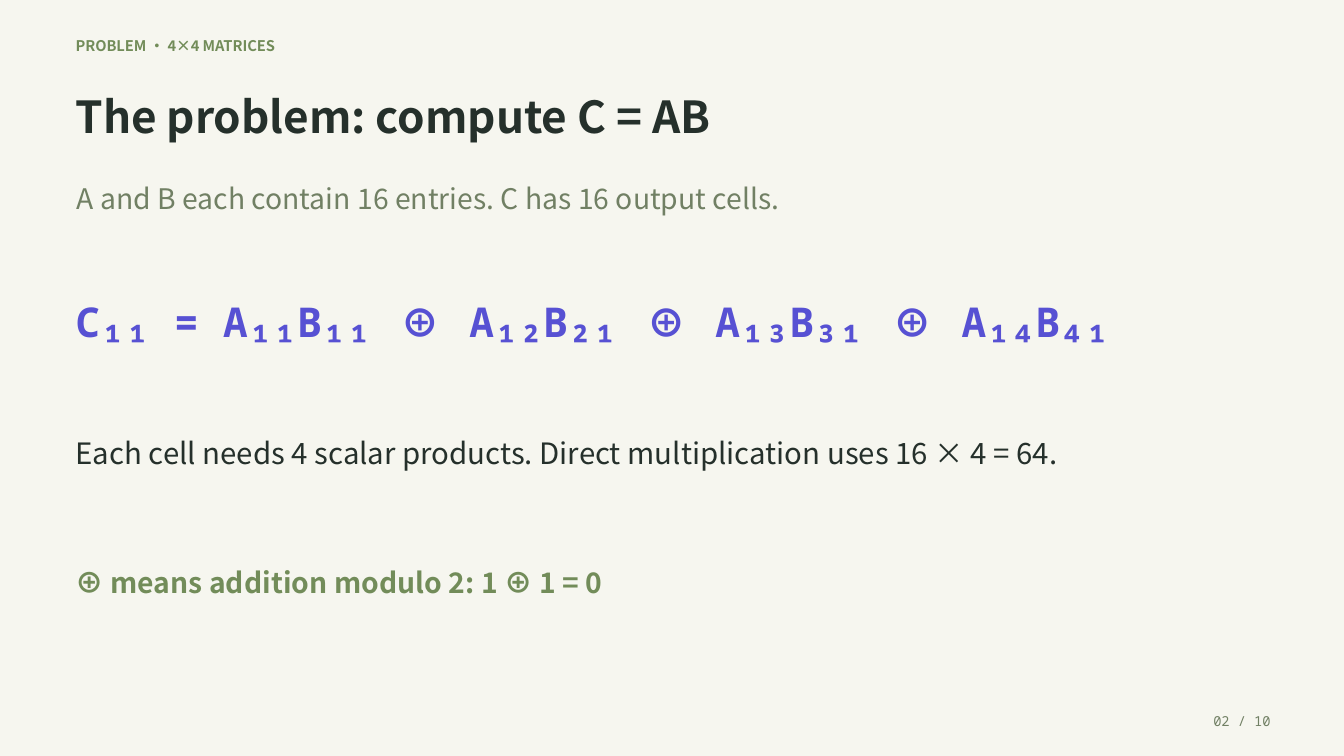
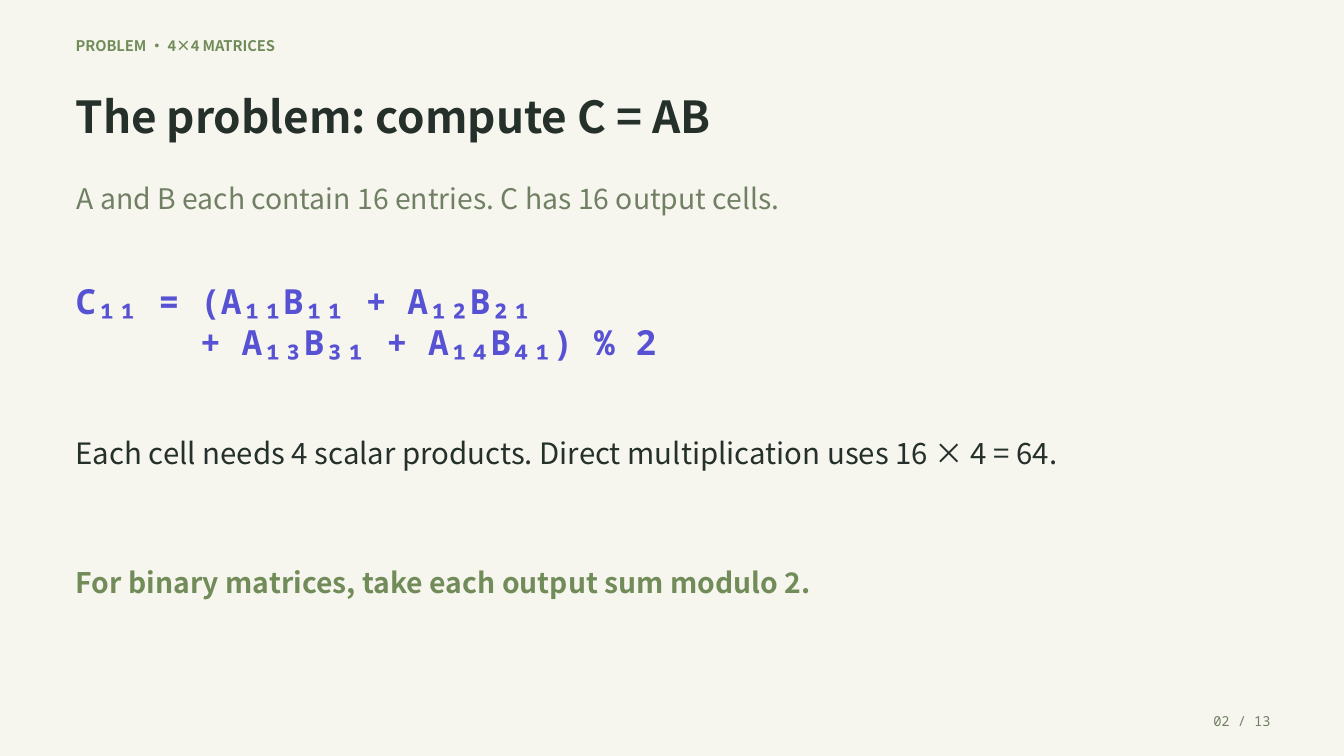
Before and after one commit to secreat14/AlphaEvolve-saplingagent-ppt, a slide deck: slide 2 of alphatensor_matrix_multiplication.pptx. Drawn at 1344x756 pixels with LibreOffice and Linux fonts; fonts in the diff are those of the drawing. Boxes give left, top, right and bottom in pixels: in the first picture for what was removed or moved away, otherwise in the second. Text is boxed around its words. In the diff, an @@ line names an element or a change of style, - is before the commit and + after.

Commit message:
update notebook to use plain modulo

```diff
--- a/alphatensor_matrix_multiplication.pptx
+++ b/alphatensor_matrix_multiplication.pptx
@@ text at (x1=76, y1=289, x2=657, y2=361): text changed; size 29.2 to 24.8 pt @@
-C₁₁ = A₁₁B₁₁ ⊕ A₁₂B₂₁ ⊕ A₁₃B₃₁ ⊕ A₁₄B₄₁
+C₁₁ = (A₁₁B₁₁ + A₁₂B₂₁
++ A₁₃B₃₁ + A₁₄B₄₁) % 2
@@ text at (x1=76, y1=570, x2=811, y2=600): text changed @@
-⊕ means addition modulo 2: 1 ⊕ 1 = 0
+For binary matrices, take each output sum modulo 2.
@@ text at (x1=1213, y1=716, x2=1270, y2=726): text changed @@
-02 / 10
+02 / 13
```
Also in this commit, not shown: 8 other slides changed, 3 slides added, 2 other files.
